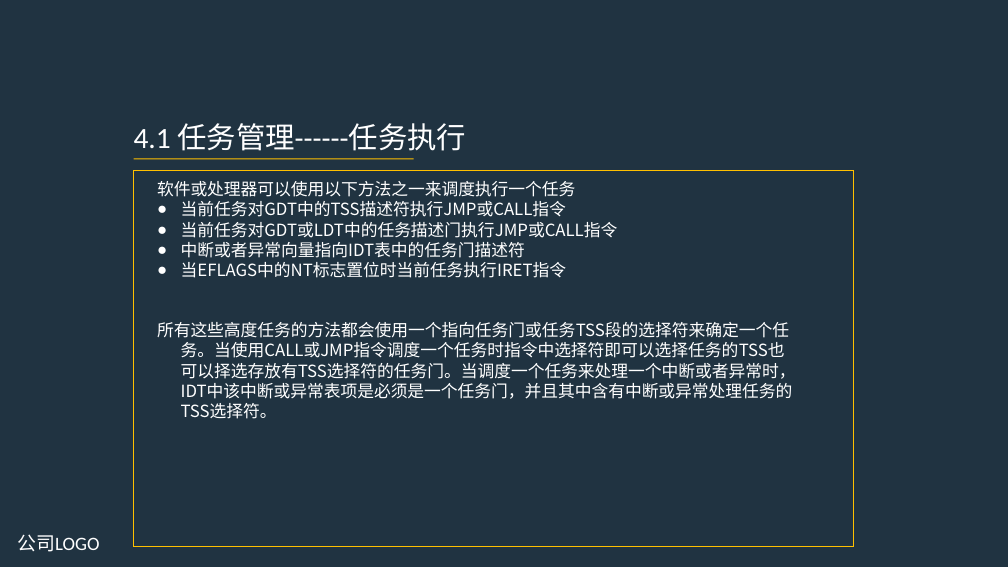
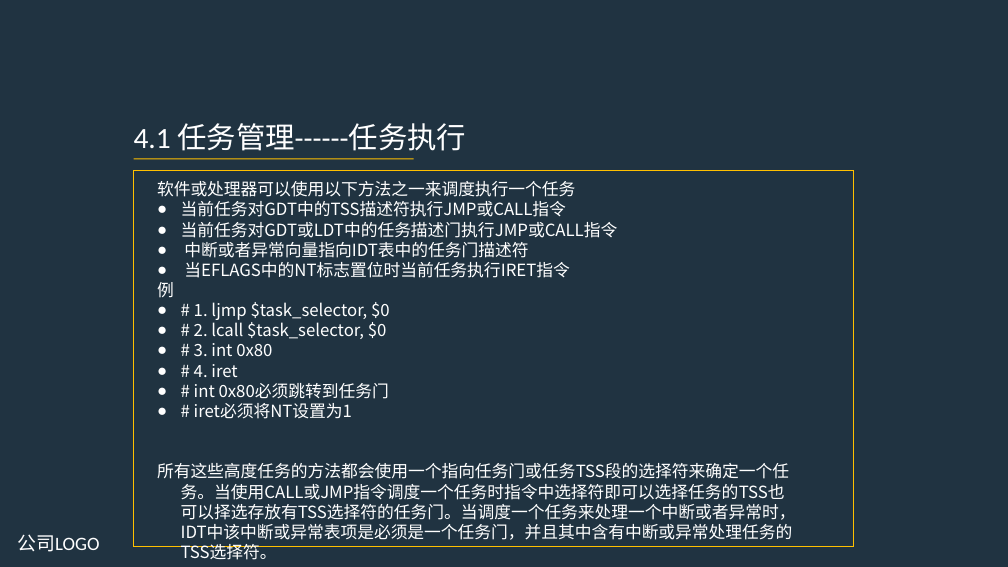
Before and after one commit to takakawa/linux, a slide deck: slide 22 of LINUX 0.00.ppt (slide 23 before the commit). Drawn at 1008x567 pixels with LibreOffice and Linux fonts; fonts in the diff are those of the drawing. Boxes give left, top, right and bottom in pixels: in the first picture for what was removed or moved away, otherwise in the second. Text is boxed around its words. In the diff, an @@ line names an element or a change of style, - is before the commit and + after.

```diff
--- a/LINUX 0.00.ppt
+++ b/LINUX 0.00.ppt
@@ text at [157, 282, 390, 419]: paragraphs added @@
+例
+● # 1. ljmp $task_selector, $0
+● # 2. lcall $task_selector, $0
+● # 3. int 0x80
+● # 4. iret
+● # int 0x80必须跳转到任务门
+● # iret必须将NT设置为1
```
Also in this commit, not shown: 1 other slide changed, 3 slides added, 1 slide removed, 17 other files.
